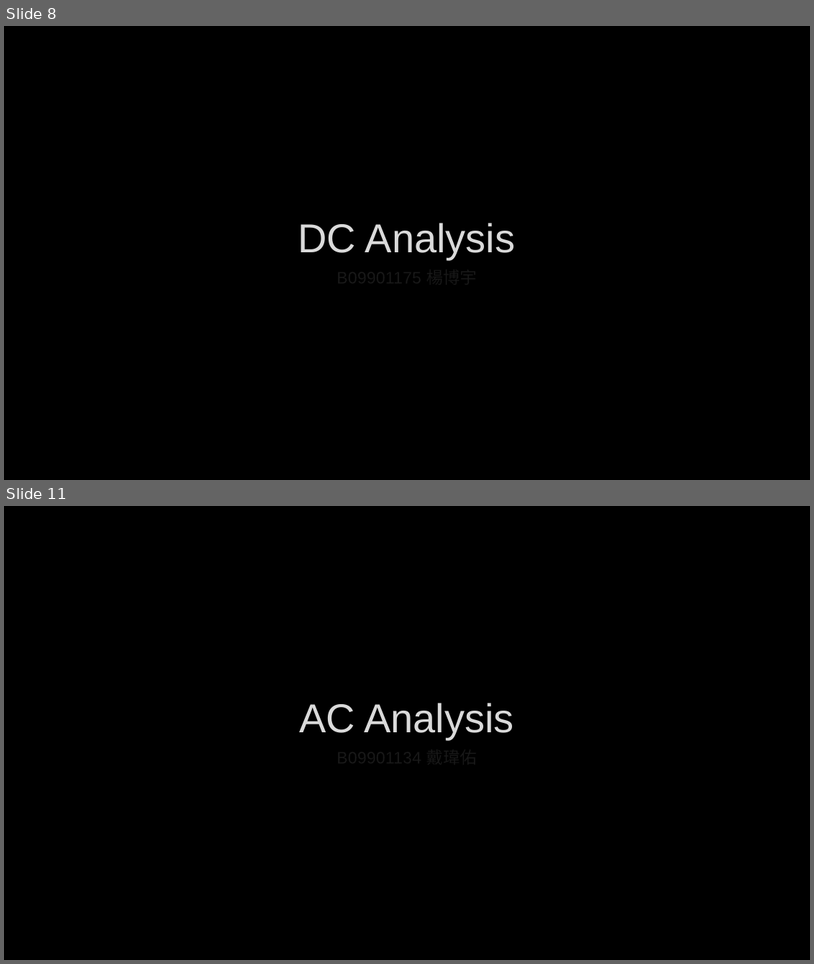
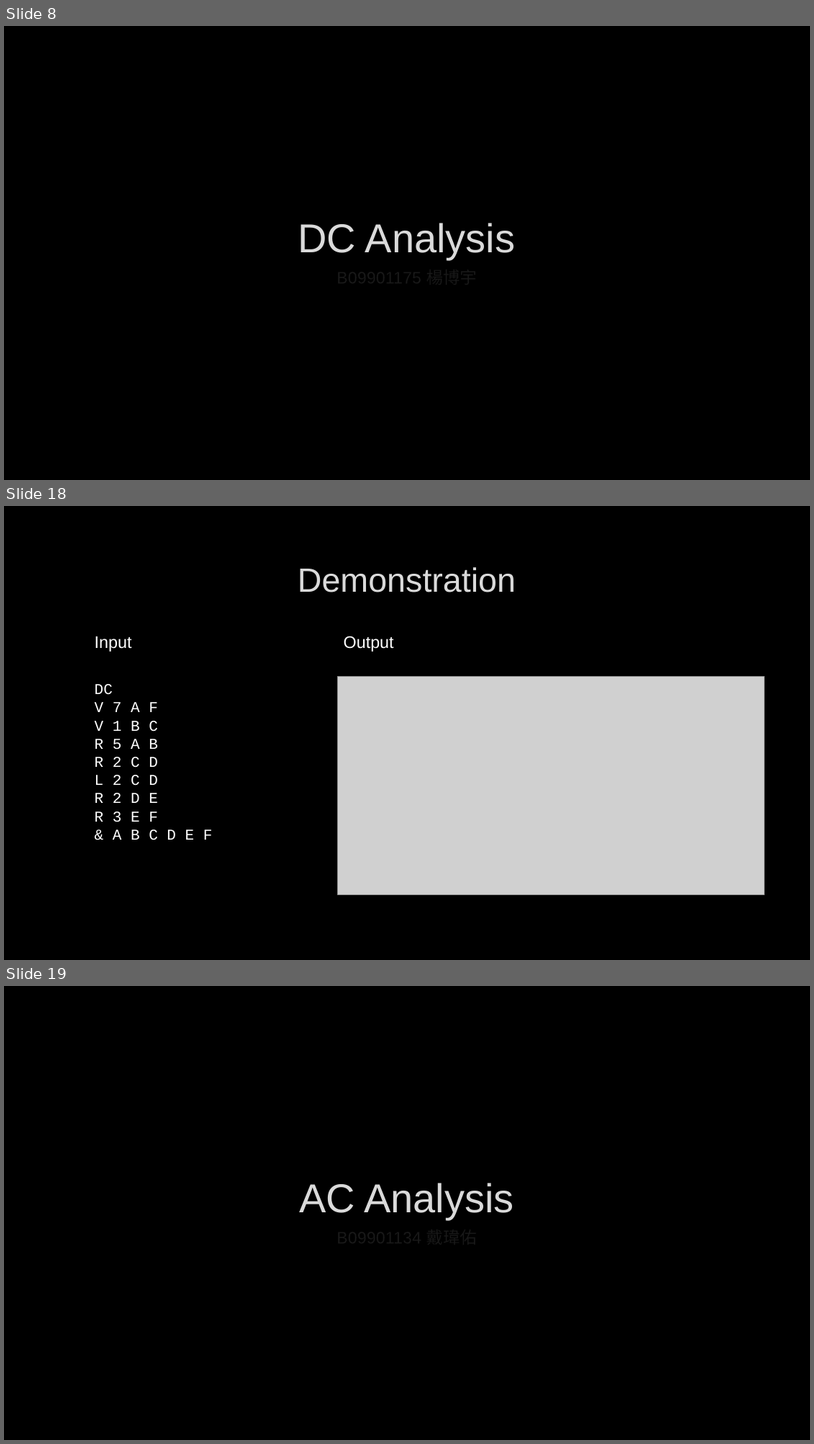
Before and after one commit to broccoli-huang/miniPSPICE, a slide deck: presentation.pptx. Shown one above the other, each under a label of ours: slides 8 and 11 before the commit, slides 8, 18 and 19 after it; the slides between them are not shown. The pictures are 814x964 and 814x1444 pixels, drawn with LibreOffice and Linux fonts; fonts in the diff are those of the drawing; grey boxes stand for pictures; background and template pictures are left out. Boxes give left, top, right and bottom in pixels: in the first picture for what was removed or moved away, otherwise in the second. Text is boxed around its words. In the diff, an @@ line names an element or a change of style, - is before the commit and + after.

```diff
--- a/presentation.pptx
+++ b/presentation.pptx
@@ slide 18 added at (4,506,810,960), background picture (left out) @@
@@ title added at (298,567,516,592), 40 pt, text #DADADA @@
+Demonstration
@@ text added at (95,636,132,651), 20 pt, text #FFFFFF @@
+Input
@@ text added at (344,636,394,651), 20 pt, text #FFFFFF @@
+Output
@@ picture added at (338,677,765,894) @@
@@ text added at (95,684,213,840), 18 pt, text #FFFFFF @@
+DC
+V 7 A F
+V 1 B C
+R 5 A B
+R 2 C D
+L 2 C D
+R 2 D E
+R 3 E F
+& A B C D E F
@@ what was slide 11 is now slide 19 @@
```
Also in this commit, not shown: 2 slides changed, 16 other slides added, 1 other file.
